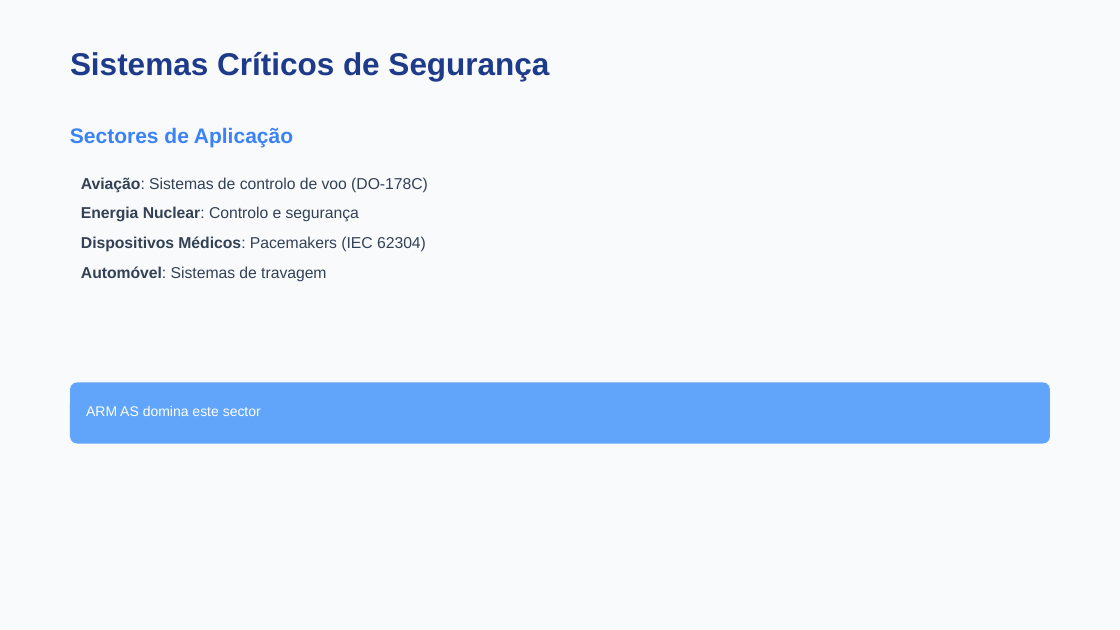
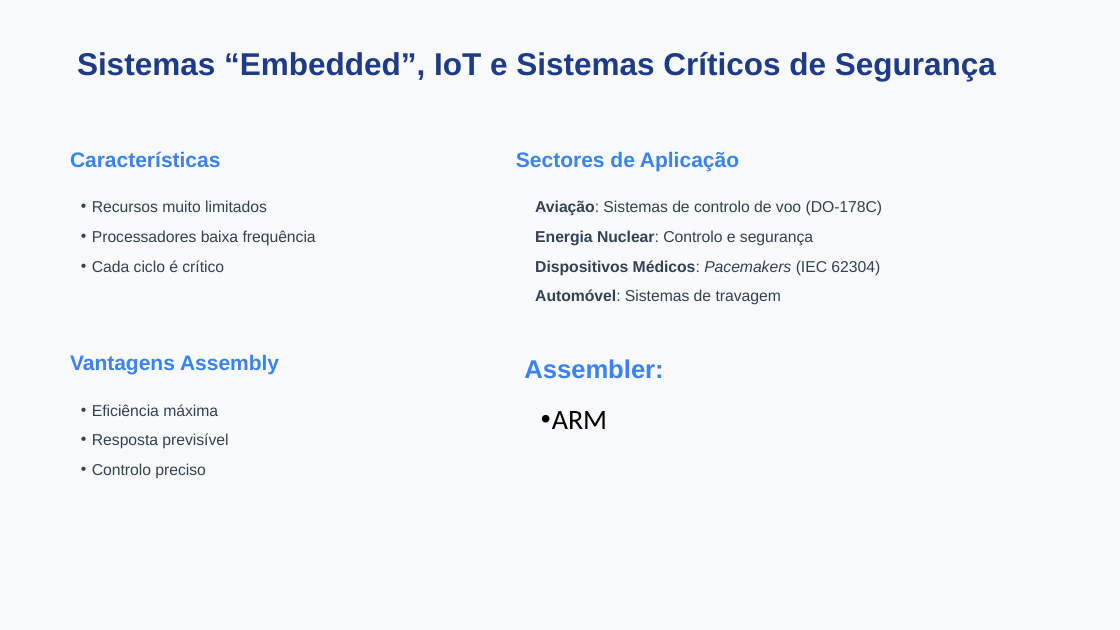
Before and after one commit to FabioRodrigues0/Faculdade, a slide deck: slide 6 of acomp/trabalhos_praticos/Apresentação ADC - Assembly.pptx (slide 7 before the commit). Drawn at 1120x630 pixels with LibreOffice and Linux fonts; fonts in the diff are those of the drawing. Boxes give left, top, right and bottom in pixels: in the first picture for what was removed or moved away, otherwise in the second. Text is boxed around its words. In the diff, an @@ line names an element or a change of style, - is before the commit and + after.

```diff
--- a/acomp/trabalhos_praticos/Apresentação ADC - Assembly.pptx
+++ b/acomp/trabalhos_praticos/Apresentação ADC - Assembly.pptx
@@ text at (77,52,996,81): text changed @@
-Sistemas Críticos de Segurança
+Sistemas “Embedded”, IoT e Sistemas Críticos de Segurança
@@ text "Sectores de Aplicação": place and size @@
-text "Sectores de Aplicação" at (70,127,293,147)
+text "Sectores de Aplicação" at (516,151,739,171)
@@ text added at (70,151,221,167), 18 pt, text #3B82F6, bold @@
+Características
@@ text added at (92,200,316,272), 13.5 pt, text #334155 @@
+• Recursos muito limitados
+• Processadores baixa frequência
+• Cada ciclo é crítico
@@ text "Aviação: Sistemas de controlo de ...": place and size @@
-text "Aviação: Sistemas de controlo de ..." at (81,177,428,282)
+text "Aviação: Sistemas de controlo de ..." at (535,200,883,305)
@@ text at (535,260,880,276): italic on in "Pacemakers" @@
@@ text added at (70,354,279,374), 18 pt, text #3B82F6, bold @@
+Vantagens Assembly
@@ text added at (524,359,663,379), 22 pt, text #3B82F6, bold @@
+Assembler:
@@ rounded rectangle removed at (70,382,1050,444) @@
@@ text removed at (86,406,261,416) @@
-ARM AS domina este sector
@@ text added at (92,404,228,478), 13.5 pt, text #334155 @@
+• Eficiência máxima
+• Resposta previsível
+• Controlo preciso
@@ text added at (552,411,607,429), 24 pt, text #000000 @@
+• ARM
```
Also in this commit, not shown: 3 other slides changed, 2 slides removed.
